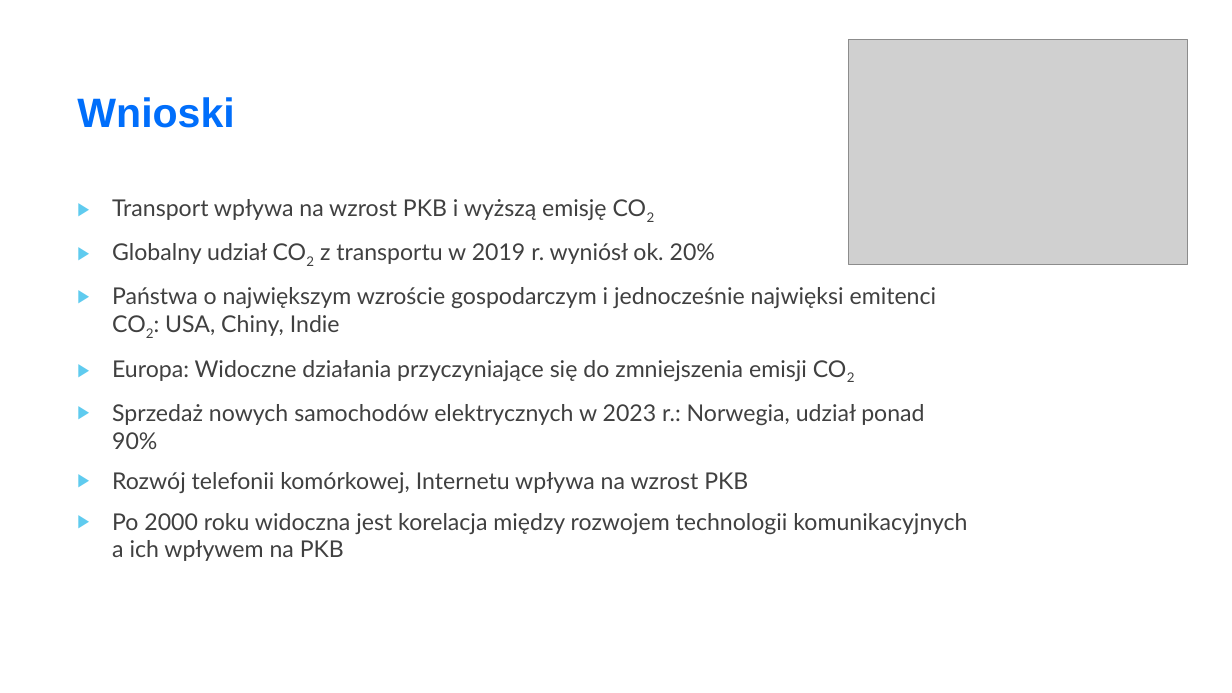
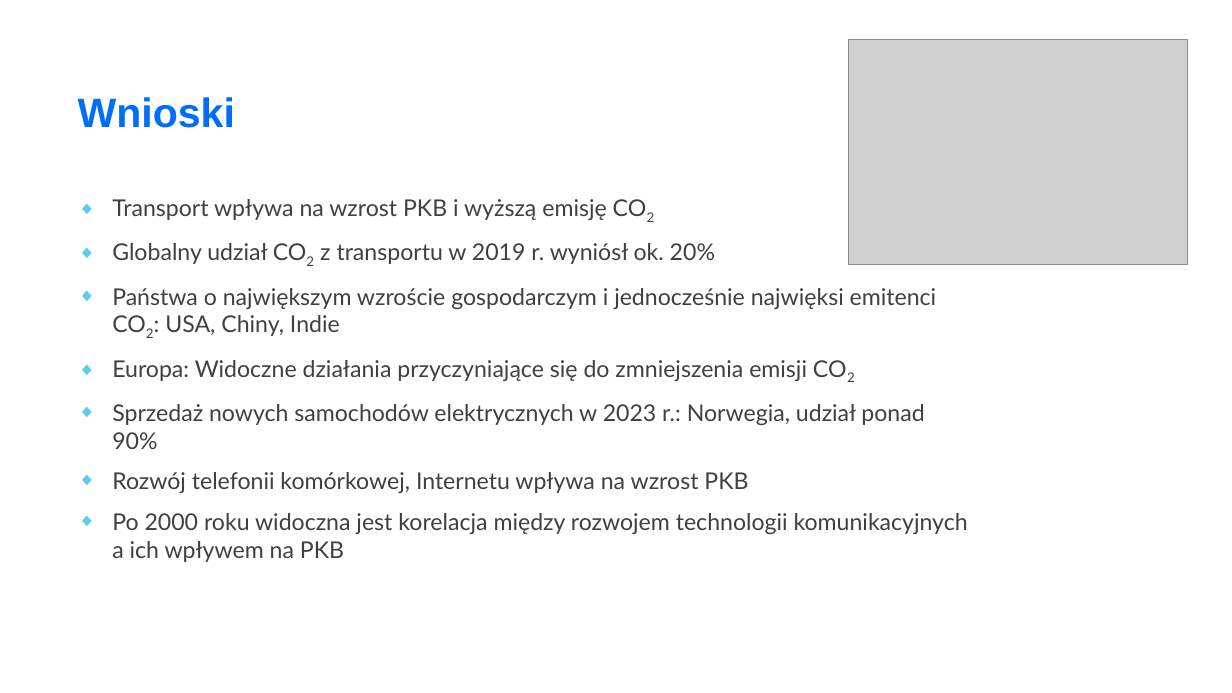
Before and after one commit to MartaJac/Technologia-vs-GDP-Team, a slide deck: slide 12 of Technologia vs GDP.pptx. Drawn at 1232x693 pixels with LibreOffice and Linux fonts; fonts in the diff are those of the drawing; grey boxes stand for pictures. Boxes give left, top, right and bottom in pixels: in the first picture for what was removed or moved away, otherwise in the second. Text is boxed around its words. In the diff, an @@ line names an element or a change of style, - is before the commit and + after.

```diff
--- a/Technologia vs GDP.pptx
+++ b/Technologia vs GDP.pptx
@@ text "Transport wpływa na wzrost PKB ..." at (112, 199, 968, 562): bullet ▶ to ◆ @@
```
Also in this commit, not shown: 5 other slides changed, 2 slides added, 2 slides removed.
